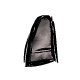
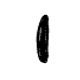
Layered file, before and after one edit (80 x 80). Changes by layer:
added layer "Layer #1" above "Layer" over [35, 14, 50, 64]
hid "arm_upper-1.png" over [23, 15, 59, 67]
